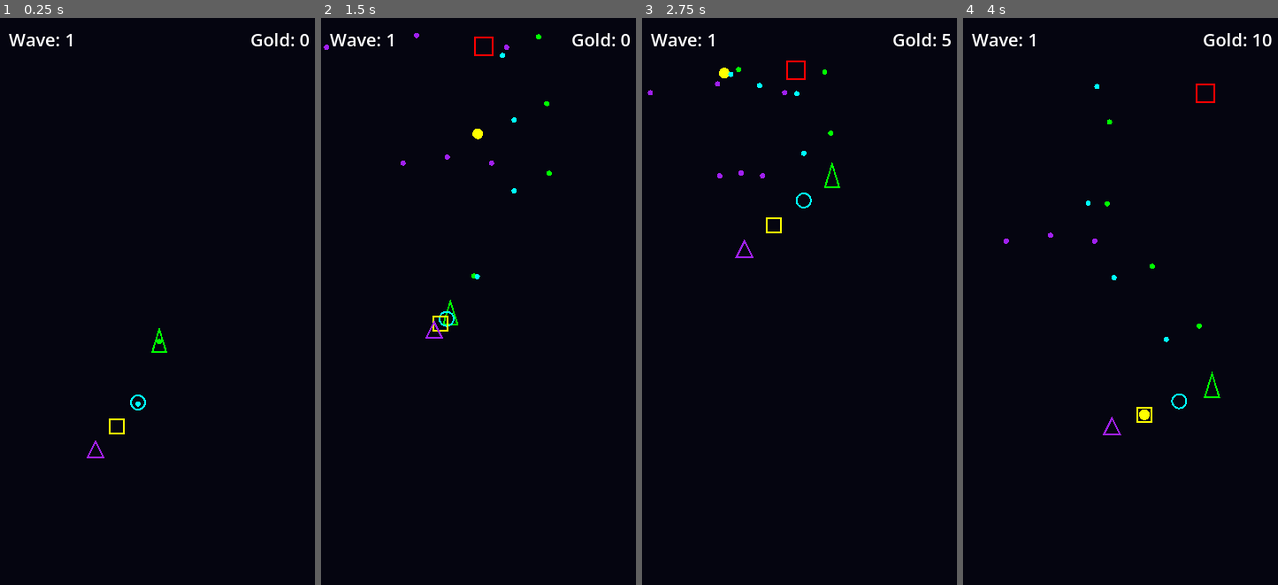
Above: before the commit, frames 1-4 (left to right).
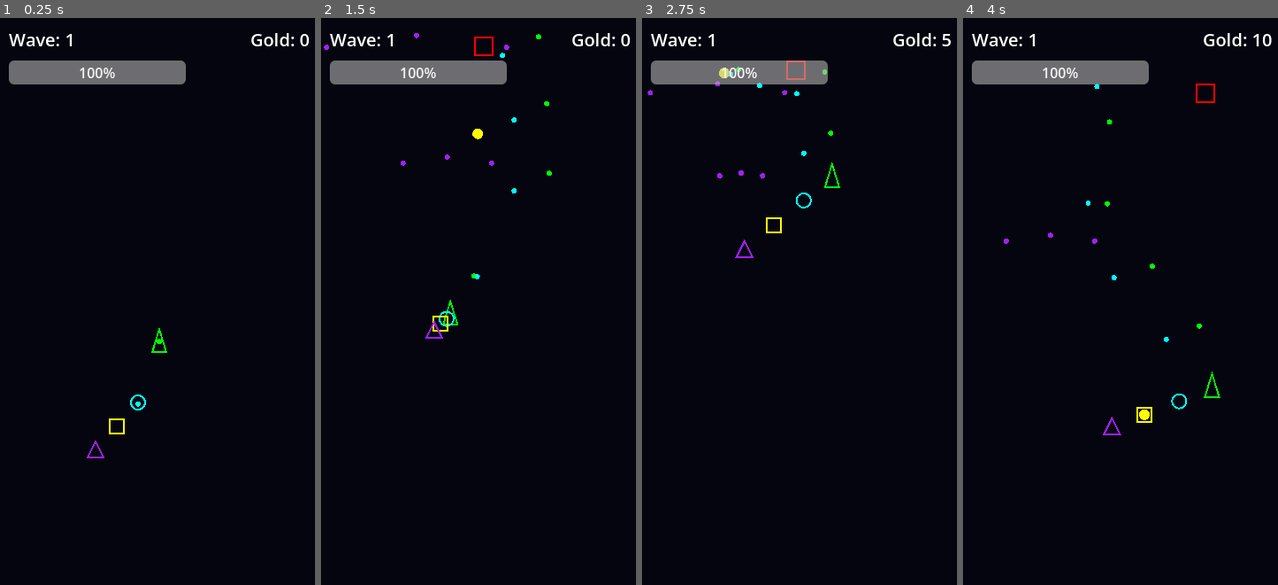
Above: after the commit, the same moments.

Repository: PPG11/NeonFormation
Game: Godot game, scene res://scenes/Main.tscn
Same seed, same stepped clock (60 frames per second), same inputs: the game is played once before the commit and once after it.
Inputs (mouse positions are in pixels of both pictures, inside the frame that each line leads up to):
- Up to frame 1 (0.25 s): no input
- Up to frame 2 (1.5 s): move the mouse to (550, 273) at 0.52 s; move the mouse to (415, 329) at 1.27 s
- Up to frame 3 (2.75 s): move the mouse to (834, 176) at 2.02 s
- Up to frame 4 (4 s): move the mouse to (1107, 414) at 2.77 s; move the mouse to (1218, 386) at 3.52 s

The runs differ from the first frame. In frame 1, 2.4% of the frame differs, in the area x 2-59%, y 7-12%; in frame 2, 2.4%; in frame 3, 2.4%; in frame 4, 2.4%.

Commit message:
feat(ui): add HPBar to display player health; integrate health management in Player and update UI accordingly

Diff:
--- a/scenes/Main.tscn
+++ b/scenes/Main.tscn
@@ -49,3 +49,17 @@
 text = "Gold: 0"
 theme_override_colors/font_color = Color(1, 1, 1, 1)
 theme_override_font_sizes/font_size = 20
+
+[node name="HPBar" type="ProgressBar" parent="CanvasLayer"]
+anchors_preset = 0
+anchor_left = 0.0
+anchor_top = 0.0
+anchor_right = 0.0
+anchor_bottom = 0.0
+offset_left = 10.0
+offset_top = 48.0
+offset_right = 210.0
+offset_bottom = 72.0
+min_value = 0.0
+max_value = 5.0
+value = 5.0
--- a/scripts/Main.gd
+++ b/scripts/Main.gd
@@ -20,6 +20,7 @@
 @onready var _camera: Camera2D = $Camera2D
 @onready var _wave_label: Label = $CanvasLayer/WaveLabel
 @onready var _gold_label: Label = $CanvasLayer/GoldLabel
+@onready var _hp_bar: ProgressBar = $CanvasLayer/HPBar
 
 var shake_strength: float = 0.0
 var shake_decay: float = 5.0
@@ -58,6 +59,7 @@
         if shake_strength < 0.05:
             shake_strength = 0.0
             _camera.offset = Vector2.ZERO
+    _update_hp_bar()
 
 func _on_spawn_timeout() -> void:
     if enemies_to_spawn <= 0:
@@ -128,6 +130,16 @@
     if _gold_label != null:
         _gold_label.text = "Gold: %d" % gold
 
+func _update_hp_bar() -> void:
+    if _hp_bar == null or _player == null:
+        return
+    var max_hp = _player.get("max_hp")
+    var current_hp = _player.get("current_hp")
+    if typeof(max_hp) == TYPE_INT or typeof(max_hp) == TYPE_FLOAT:
+        _hp_bar.max_value = float(max_hp)
+    if typeof(current_hp) == TYPE_INT or typeof(current_hp) == TYPE_FLOAT:
+        _hp_bar.value = float(current_hp)
+
 func _pick_enemy_type() -> int:
     if current_wave <= 1:
         return EnemyScript.EnemyType.BASIC
--- a/scripts/entities/Player.gd
+++ b/scripts/entities/Player.gd
@@ -4,13 +4,24 @@
 @export var body_scene: PackedScene = preload("res://scenes/entities/SnakeBody.tscn")
 @export var shoot_interval: float = 0.2
 
+@export var max_hp: int = 5
+var current_hp: int = 5
+var is_invincible: bool = false
+
 var body_parts: Array[Node2D] = []
+var class_counts: Dictionary = {}
+var synergy_bonuses: Dictionary = {
+	"attack_speed": 1.0,
+	"damage_mult": 1.0,
+	"size_mult": 1.0
+}
 
 var _shoot_timer: Timer
 const SnakeBodyScript: Script = preload("res://scripts/entities/SnakeBody.gd")
 
 func _ready() -> void:
 	add_to_group("player_team")
+	current_hp = max_hp
 	_shoot_timer = Timer.new()
 	_shoot_timer.wait_time = shoot_interval
 	_shoot_timer.one_shot = false
@@ -34,6 +45,25 @@
 func die() -> void:
 	print("Game Over")
 	get_tree().reload_current_scene()
+
+func take_damage(amount: int) -> void:
+	if is_invincible:
+		return
+	current_hp -= amount
+	if current_hp <= 0:
+		die()
+		return
+	is_invincible = true
+	var tween := create_tween()
+	tween.set_loops(5)
+	tween.tween_property(self, "modulate:a", 0.5, 0.1)
+	tween.tween_property(self, "modulate:a", 1.0, 0.1)
+	var main := get_tree().current_scene
+	if main != null and main.has_method("apply_shake"):
+		main.call("apply_shake", 10.0)
+	await get_tree().create_timer(1.0).timeout
+	is_invincible = false
+	modulate.a = 1.0
 
 func _on_shoot_timeout() -> void:
 	if bullet_scene == null:
@@ -63,10 +93,12 @@
 		offset = Vector2.ZERO
 	body.global_position = target.global_transform * offset
 	body_parts.append(body)
+	recalculate_synergies()
 
 func _on_body_exited(body: Node) -> void:
 	body_parts.erase(body)
 	_refresh_body_targets()
+	recalculate_synergies()
 
 func _refresh_body_targets() -> void:
 	for i in body_parts.size():
@@ -76,6 +108,43 @@
 		var target: Node2D = self if i == 0 else body_parts[i - 1]
 		part.set("target", target)
 
+func recalculate_synergies() -> void:
+	class_counts = {
+		"striker": 0,
+		"heavy": 0,
+		"spread": 0
+	}
+	for part in body_parts:
+		if part == null:
+			continue
+		var t: int = int(part.get("unit_type"))
+		if t == SnakeBodyScript.ClassType.STRIKER:
+			class_counts["striker"] += 1
+		elif t == SnakeBodyScript.ClassType.HEAVY:
+			class_counts["heavy"] += 1
+		elif t == SnakeBodyScript.ClassType.SPREAD:
+			class_counts["spread"] += 1
+
+	synergy_bonuses["attack_speed"] = 1.0
+	synergy_bonuses["damage_mult"] = 1.0
+	synergy_bonuses["size_mult"] = 1.0
+
+	if class_counts["striker"] >= 4:
+		synergy_bonuses["attack_speed"] = 2.0
+	elif class_counts["striker"] >= 2:
+		synergy_bonuses["attack_speed"] = 1.5
+
+	if class_counts["heavy"] >= 2:
+		synergy_bonuses["damage_mult"] = 1.5
+
+	if class_counts["spread"] >= 2:
+		synergy_bonuses["size_mult"] = 1.5
+
+	print("Active Synergies: ", synergy_bonuses)
+	for part in body_parts:
+		if part != null and part.has_method("update_stats"):
+			part.call("update_stats", synergy_bonuses)
+
 func _spawn_initial_bodies() -> void:
 	add_body(SnakeBodyScript.ClassType.STRIKER)
 	add_body(SnakeBodyScript.ClassType.HEAVY)
--- a/scripts/entities/SnakeBody.gd
+++ b/scripts/entities/SnakeBody.gd
@@ -11,6 +11,9 @@
 const BulletScene: PackedScene = preload("res://scenes/entities/Bullet.tscn")
 
 var _shoot_timer: Timer
+var _attack_speed: float = 1.0
+var _damage_mult: float = 1.0
+var _size_mult: float = 1.0
 
 func _ready() -> void:
 	add_to_group("player_team")
@@ -21,6 +24,11 @@
 	_shoot_timer.autostart = true
 	add_child(_shoot_timer)
 	_shoot_timer.timeout.connect(_on_shoot_timer_timeout)
+	update_stats({
+		"attack_speed": 1.0,
+		"damage_mult": 1.0,
+		"size_mult": 1.0
+	})
 
 func _physics_process(delta: float) -> void:
 	if target == null:
@@ -64,11 +72,11 @@
 	if bullet == null:
 		return
 	bullet.set("color", bullet_color)
-	bullet.set("damage", damage)
+	bullet.set("damage", int(damage * _damage_mult))
 	bullet.set("is_enemy_bullet", false)
 	bullet.global_position = global_position
 	bullet.rotation = deg_to_rad(angle_deg)
-	bullet.scale = Vector2.ONE * scale_factor
+	bullet.scale = Vector2.ONE * scale_factor * _size_mult
 	get_tree().current_scene.add_child(bullet)
 
 func _get_shoot_interval() -> float:
@@ -84,9 +92,16 @@
 func _set_unit_type(value: ClassType) -> void:
 	unit_type = value
 	if _shoot_timer != null:
-		_shoot_timer.wait_time = _get_shoot_interval()
+		_shoot_timer.wait_time = _get_shoot_interval() / _attack_speed
 	queue_redraw()
 
 func _on_area_entered(area: Area2D) -> void:
 	if area.is_in_group("enemy_team"):
 		queue_free()
+
+func update_stats(bonuses: Dictionary) -> void:
+	_attack_speed = float(bonuses.get("attack_speed", 1.0))
+	_damage_mult = float(bonuses.get("damage_mult", 1.0))
+	_size_mult = float(bonuses.get("size_mult", 1.0))
+	if _shoot_timer != null:
+		_shoot_timer.wait_time = _get_shoot_interval() / _attack_speed
